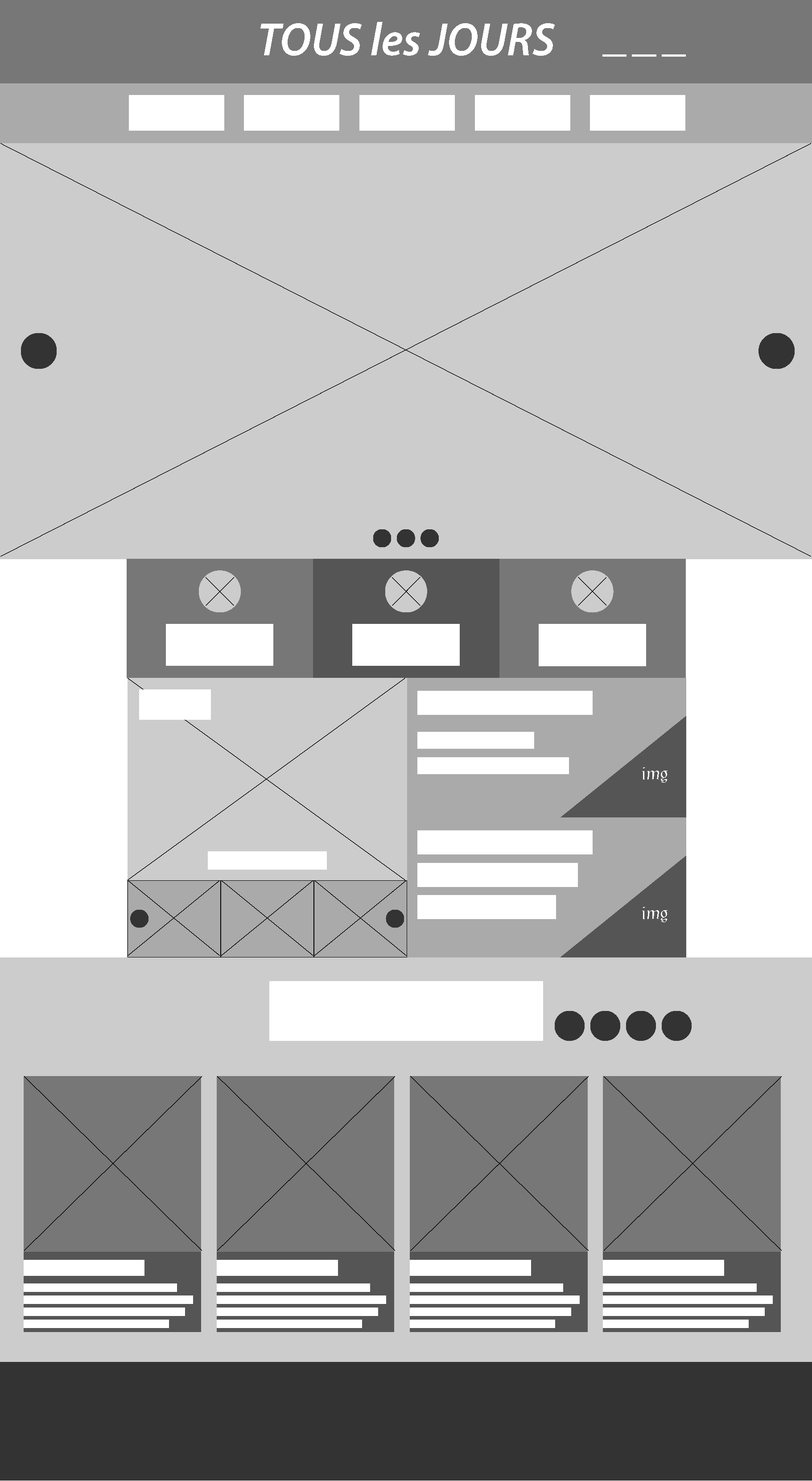
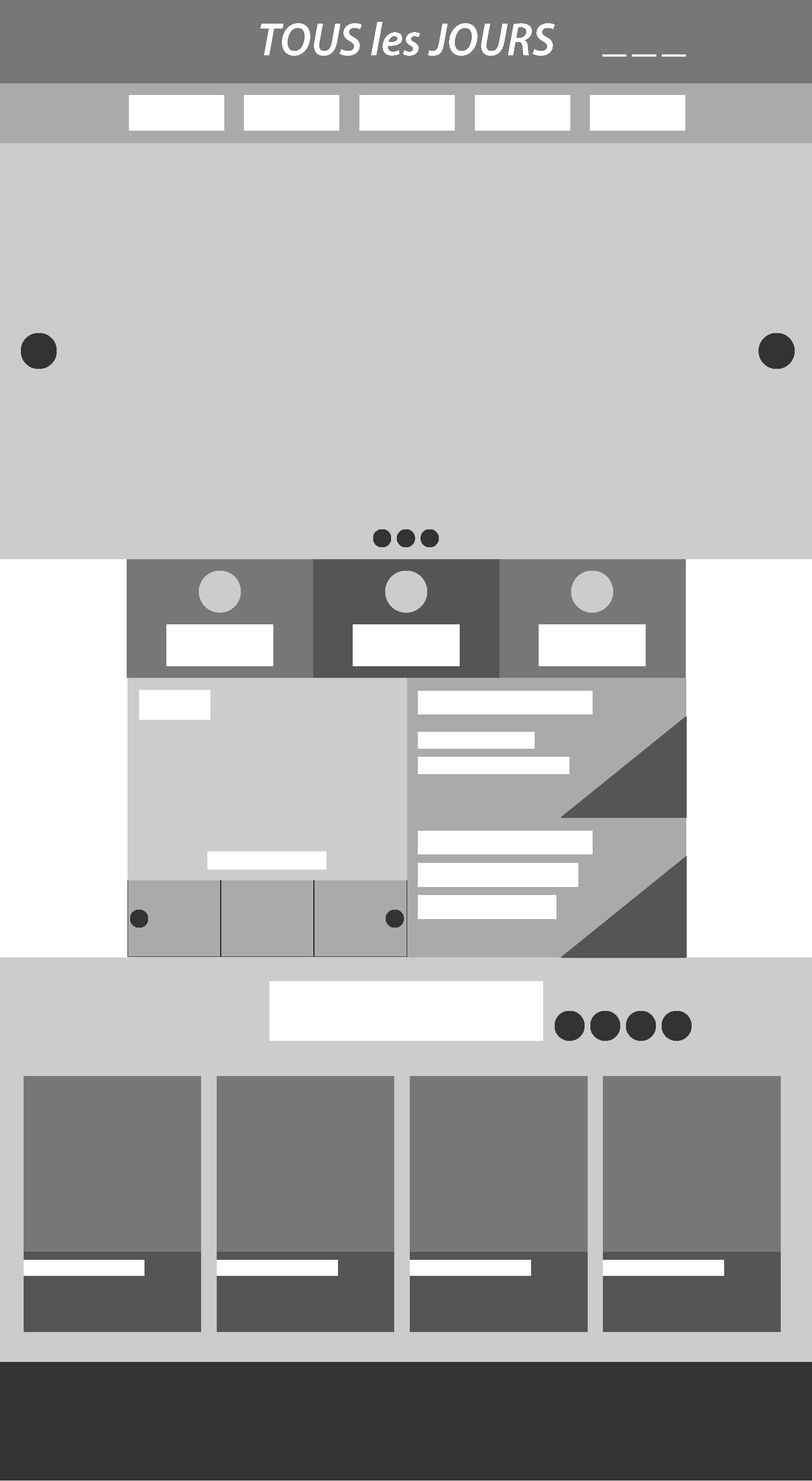
Layers edited between the first and the second w=812, h=1481 image:
added group "adBox" with 6 layers above "quickBox" over [0, 143, 812, 560]
renamed "<Group>" to "ad_indi", moved it into group "ad_btn_wrap", painted on it over [0, 143, 812, 557]
renamed "<Path>" to "banner_01", moved it into group "adBox" over [0, 143, 812, 560]
added layer "banner_02" in group "adBox" over [0, 143, 812, 560]
added layer "banner_03" in group "adBox" over [0, 143, 812, 556]
moved "<Group>" (2nd of 14, in "quickBox" › "store_info") into group "store_info", painted on it over [166, 206, 687, 667]
renamed "<Group>+<Group>+<Group>+<Group>" to "<Path>", moved it into group "store_info", painted on it over [23, 558, 782, 1329]
moved "<Group>" (4th of 14, in "quickBox" › "fran_info") into group "fran_info", painted on it over [20, 333, 795, 667]
moved "<Path>" (3rd of 10, in "quickBox" › "fran_info") into group "fran_info", painted on it over [0, 143, 812, 667]
removed group "<Group>" (22nd of 23, in "<Group>") (2 layers) from group "<Group>" over [0, 143, 812, 560]
moved "<Path>" (4th of 10, in "proBox" › "pro_b") into group "pro_b", painted on it over [0, 143, 812, 881]
removed group "<Group>" (18th of 23) (6 layers) over [0, 143, 812, 560]
removed group "<Group>" (7th of 23) (7 layers) over [23, 957, 782, 1329]
removed group "<Group>" (8th of 23, in "<Group>") (5 layers) from group "<Group>" over [23, 1076, 782, 1329]
moved "<Group>" (10th of 14, in "dayBox") into group "dayBox" over [126, 558, 687, 959]
added group "snsBox" with 7 layers above "footBox" over [23, 957, 782, 1329]
moved "<Group>" (12th of 14, in "snsBox") into group "snsBox" over [23, 678, 782, 1329]
moved "<Path>" (10th of 10, in "snsBox") into group "snsBox" over [23, 957, 782, 1329]
renamed "layout" to "footer_bg", moved it into group "footBox", painted on it over [23, 880, 782, 1329]
…and 25 more changes (14 added, 6 painted, 2 removed, 7 renamed, 6 stack)
